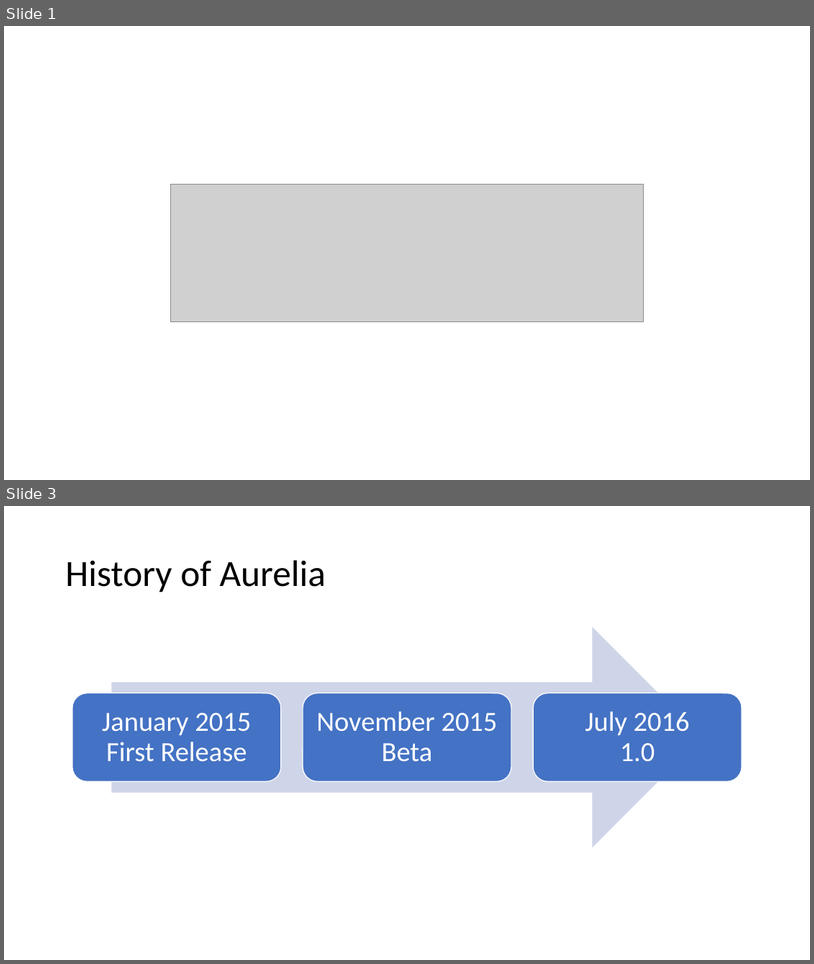
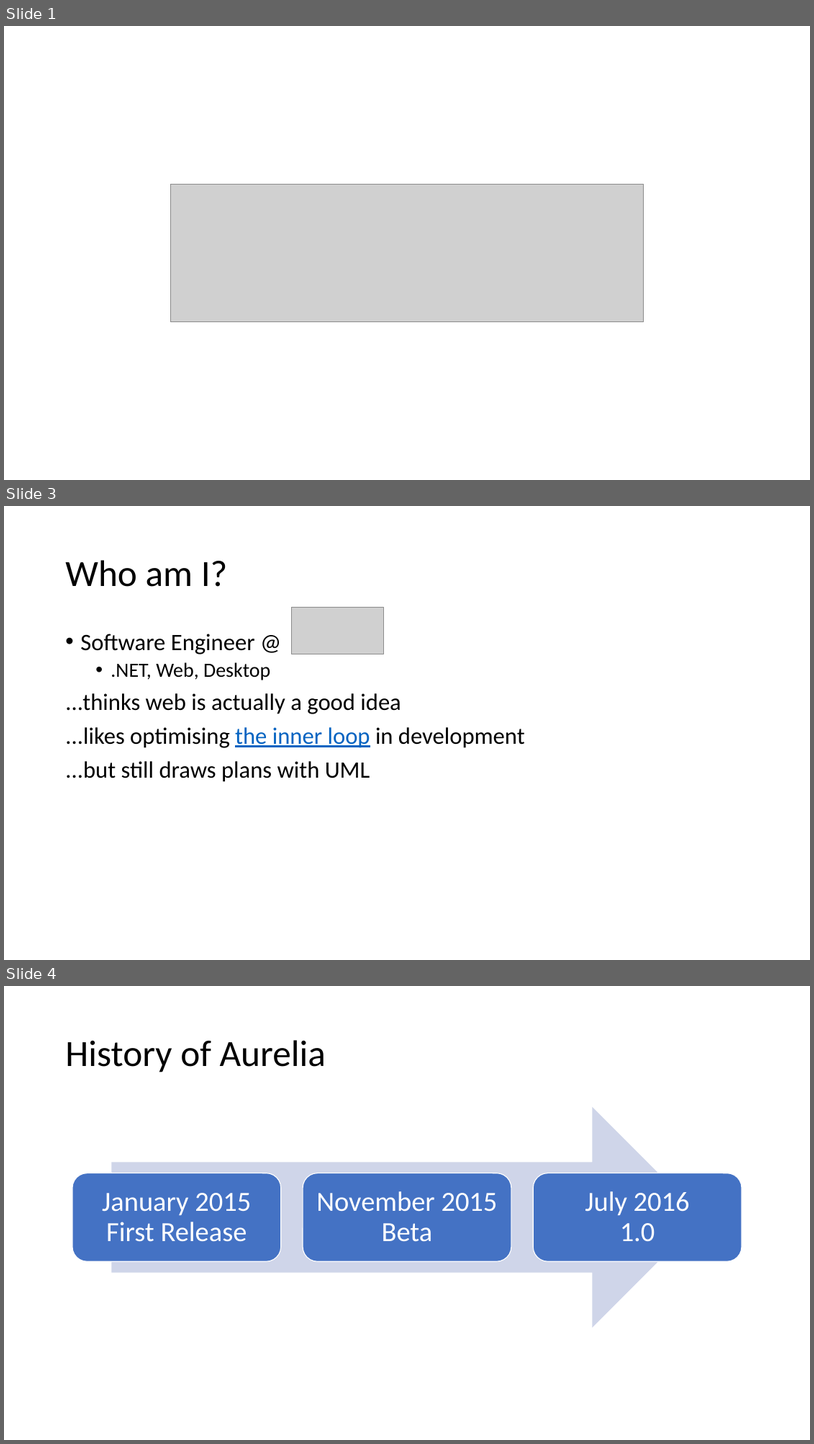
Before and after one commit to vuorinem/ADNUGTalk, a slide deck: Aurelia.pptm. Shown one above the other, each under a label of ours: slides 1 and 3 before the commit, slides 1, 3 and 4 after it; the slides between them are not shown. The pictures are 814x964 and 814x1444 pixels, drawn with LibreOffice and Linux fonts; fonts in the diff are those of the drawing; grey boxes stand for pictures. Boxes give left, top, right and bottom in pixels: in the first picture for what was removed or moved away, otherwise in the second. Text is boxed around its words. In the diff, an @@ line names an element or a change of style, - is before the commit and + after.

```diff
--- a/Aurelia.pptm
+++ b/Aurelia.pptm
@@ slide 3 added at bbox=[4, 506, 810, 960], background #FFFFFF @@
@@ title added at bbox=[65, 560, 228, 587], 44 pt, text #000000 @@
+Who am I?
@@ picture added at bbox=[292, 607, 384, 654] @@
@@ text added at bbox=[65, 633, 525, 782], 28 pt, text #000000 @@
+• Software Engineer @
+  • .NET, Web, Desktop
+...thinks web is actually a good idea
+...likes optimising the inner loop in development
+...but still draws plans with UML
@@ what was slide 3 is now slide 4 @@
```
Also in this commit, not shown: 3 slides changed, 12 other slides added, 1 slide removed.
